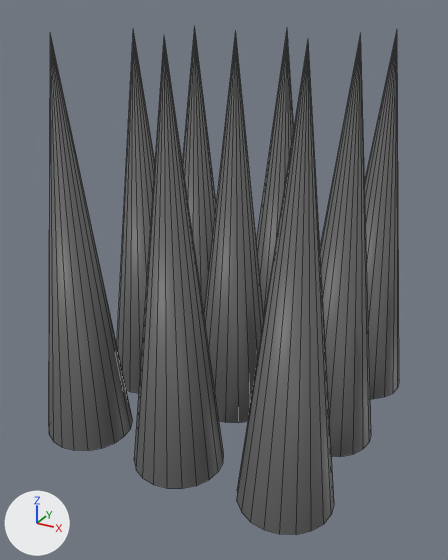
A saved change to the FBX model Assets/Model Assets/Models/FloorSpikes.fbx.
The view is the same before and after, from a 50 mm lens placed at (0.0344, -0.0654, 0.0609), pointed at (-0.0001, -0.0028, 0.0295). Lighting does not change. The marker at lower left points along +X, +Y and +Z. Mesh edges are drawn as thin lines. Where no turn or scale is listed for an object, it has been applied to the vertices.

Names of what the first picture shows: 'pCone1', 'pasted__pCone1', 'pasted__pCone2', 'pasted__pCone3', 'pasted__pCone4', 'pasted__pasted__pCone1', 'pasted__pasted__pCone2', 'pasted__pasted__pCone3', 'pasted__pasted__pCone4'.
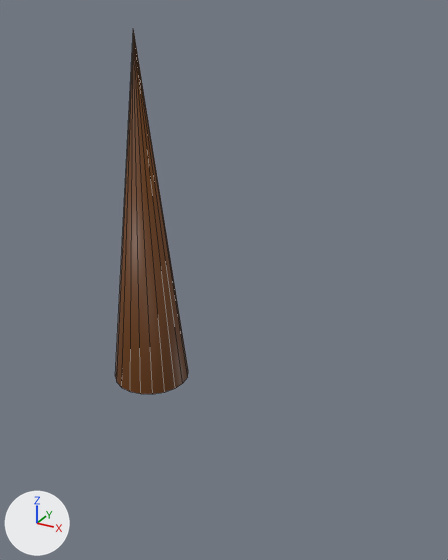
Commit message: Updated floor spike color

The change, as a diff of the scene's bpy script:
```diff
--- a/Assets/Model Assets/Models/FloorSpikes.fbx.py
+++ b/Assets/Model Assets/Models/FloorSpikes.fbx.py
@@ me_mesh @@
 me_mesh.from_pydata(...)  # 21 vertices, 21 faces; spans x -0.0055..0.0055, y -0.0055..0.0055, z -0.0242..0.0242
-me_mesh.vertices[0].co = (0.0052, 0.0017, -0.0242)
-me_mesh.vertices[1].co = (0.0044, 0.0032, -0.0242)
-me_mesh.vertices[2].co = (0.0032, 0.0044, -0.0242)
-me_mesh.vertices[3].co = (0.0017, 0.0052, -0.0242)
-me_mesh.vertices[4].co = (0.0, 0.0055, -0.0242)
-me_mesh.vertices[5].co = (-0.0017, 0.0052, -0.0242)
-me_mesh.vertices[6].co = (-0.0032, 0.0044, -0.0242)
-me_mesh.vertices[7].co = (-0.0044, 0.0032, -0.0242)
-me_mesh.vertices[8].co = (-0.0052, 0.0017, -0.0242)
-me_mesh.vertices[9].co = (-0.0055, 0.0, -0.0242)
-me_mesh.vertices[10].co = (-0.0052, -0.0017, -0.0242)
-me_mesh.vertices[11].co = (-0.0044, -0.0032, -0.0242)
-me_mesh.vertices[12].co = (-0.0032, -0.0044, -0.0242)
-me_mesh.vertices[13].co = (-0.0017, -0.0052, -0.0242)
-me_mesh.vertices[14].co = (0.0, -0.0055, -0.0242)
-me_mesh.vertices[15].co = (0.0017, -0.0052, -0.0242)
-me_mesh.vertices[16].co = (0.0032, -0.0044, -0.0242)
-me_mesh.vertices[17].co = (0.0044, -0.0032, -0.0242)
-me_mesh.vertices[18].co = (0.0052, -0.0017, -0.0242)
-me_mesh.vertices[19].co = (0.0055, 0.0, -0.0242)
-me_mesh.vertices[20].co = (0.0, 0.0, 0.0242)
+# me_mesh part 1
+me_mesh.vertices[0].co = (0.9511, -1.0, -0.309)
+me_mesh.vertices[1].co = (0.809, -1.0, -0.5878)
+me_mesh.vertices[2].co = (0.5878, -1.0, -0.809)
+me_mesh.vertices[3].co = (0.309, -1.0, -0.9511)
+me_mesh.vertices[4].co = (0.0, -1.0, -1.0)
+me_mesh.vertices[5].co = (-0.309, -1.0, -0.9511)
+me_mesh.vertices[6].co = (-0.5878, -1.0, -0.809)
+me_mesh.vertices[7].co = (-0.809, -1.0, -0.5878)
+me_mesh.vertices[8].co = (-0.9511, -1.0, -0.309)
+me_mesh.vertices[9].co = (-1.0, -1.0, 0.0)
+me_mesh.vertices[10].co = (-0.9511, -1.0, 0.309)
+me_mesh.vertices[11].co = (-0.809, -1.0, 0.5878)
+me_mesh.vertices[12].co = (-0.5878, -1.0, 0.809)
+me_mesh.vertices[13].co = (-0.309, -1.0, 0.9511)
+me_mesh.vertices[14].co = (0.0, -1.0, 1.0)
+me_mesh.vertices[15].co = (0.309, -1.0, 0.9511)
+me_mesh.vertices[16].co = (0.5878, -1.0, 0.809)
+me_mesh.vertices[17].co = (0.809, -1.0, 0.5878)
+me_mesh.vertices[18].co = (0.9511, -1.0, 0.309)
+me_mesh.vertices[19].co = (1.0, -1.0, 0.0)
+me_mesh.vertices[20].co = (0.0, 1.0, 0.0)
 me_mesh.materials.append(mat_pasted__lambert2)
@@ ob_pasted__pcone2 @@
-ob_pasted__pcone2 = bpy.data.objects.new('pasted__pCone2', me_mesh_003)
+ob_pasted__pcone2 = bpy.data.objects.new('pasted__pCone2', me_mesh)
 ob_pasted__pcone2.parent = ob_cone
@@ ob_pcone1 @@
-ob_pcone1 = bpy.data.objects.new('pCone1', me_mesh_008)
@@ ob_pasted__pcone4 @@
-ob_pasted__pcone4 = bpy.data.objects.new('pasted__pCone4', me_mesh_007)
@@ ob_pasted__pasted__pcone1 @@
-ob_pasted__pasted__pcone1 = bpy.data.objects.new('pasted__pasted__pCone1', me_mesh_001)
@@ ob_pasted__pcone1 @@
-ob_pasted__pcone1 = bpy.data.objects.new('pasted__pCone1', me_mesh)
@@ ob_pasted__pcone3 @@
-ob_pasted__pcone3 = bpy.data.objects.new('pasted__pCone3', me_mesh_004)
@@ ob_pasted__pasted__pcone3 @@
-ob_pasted__pasted__pcone3 = bpy.data.objects.new('pasted__pasted__pCone3', me_mesh_005)
@@ ob_pasted__pasted__pcone2 @@
-ob_pasted__pasted__pcone2 = bpy.data.objects.new('pasted__pasted__pCone2', me_mesh_002)
@@ ob_pasted__pasted__pcone4 @@
-ob_pasted__pasted__pcone4 = bpy.data.objects.new('pasted__pasted__pCone4', me_mesh_006)
```

Pixel boxes (x1, y1, x2, y2) of what changed, in the pictures (448 x 560 px; the box of a moved part takes in the faces that stretch with it):
'pasted__pasted__pCone3', deleted: before (237, 41, 334, 534)
'pasted__pCone4', deleted: before (134, 38, 224, 488)
'pasted__pasted__pCone1', deleted: before (49, 33, 133, 451)
'pasted__pCone1', deleted: before (320, 35, 371, 457)
'pasted__pCone2', recoloured, reshaped (grey to brown): before (117, 29, 155, 393); after (115, 29, 188, 394)
'pCone1', deleted: before (204, 32, 264, 423)
'pasted__pasted__pCone4', deleted: before (365, 33, 399, 399)
'pasted__pasted__pCone2', deleted: before (182, 26, 216, 312)
'pasted__pCone3', deleted: before (256, 31, 294, 316)
part 1 of me_mesh, moved or reshaped: before (320, 35, 371, 457); after (115, 37, 188, 394)
